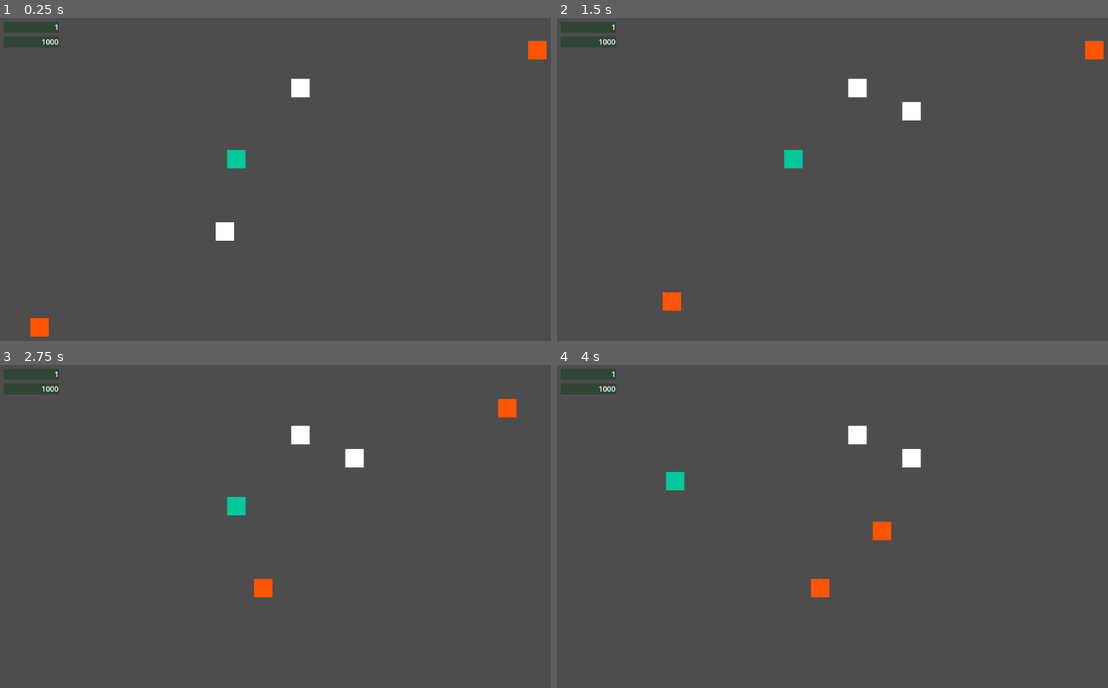
Above: before the commit, frames 1-4 (two rows, left to right).
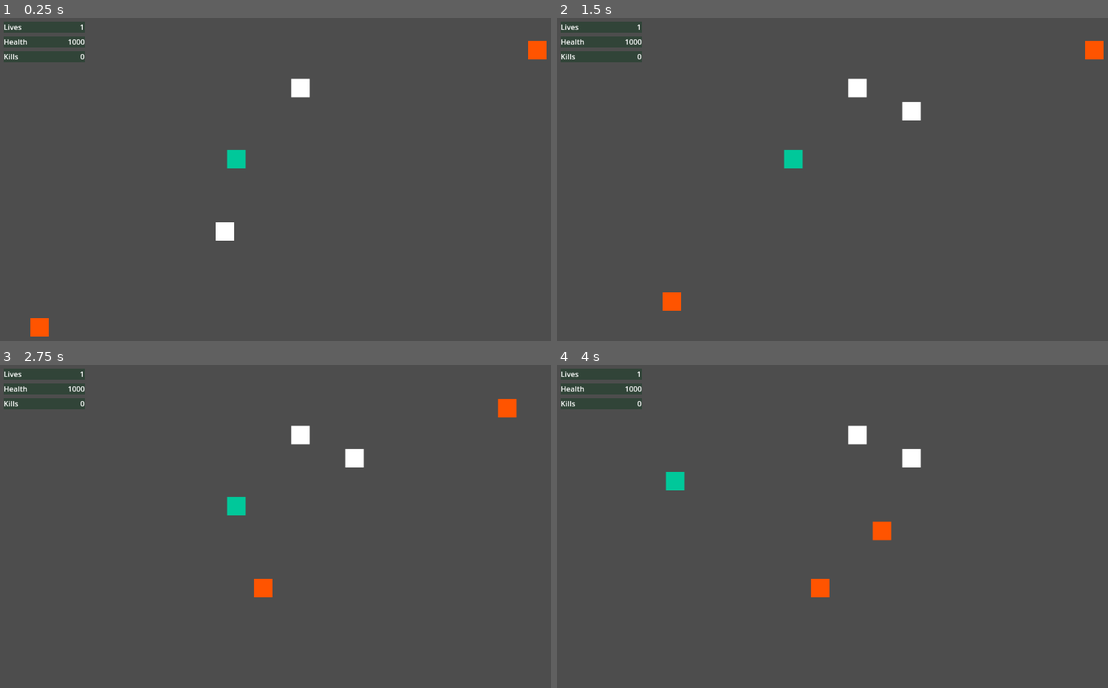
Above: after the commit, the same moments.

Repository: SylvainMarty/Angel-Corp
Game: Godot game, scene res://main.tscn
The game is run twice, just before and just after one commit, with the same random seed, the same clock (stepped at 60 frames per second) and the same inputs.
Inputs (mouse positions are in pixels of both pictures, inside the frame that each line leads up to):
- Up to frame 1 (0.25 s): no input
- Up to frame 2 (1.5 s): tap Enter at 0.5 s; drag from (782, 231) to (909, 111) at 0.52 s; tap Space at 1.25 s; drag from (595, 328) to (821, 250) at 1.27 s
- Up to frame 3 (2.75 s): tap Enter at 2 s; move the mouse to (303, 436) at 2.02 s; click (303, 436) at 2.17 s
- Up to frame 4 (4 s): tap Space at 2.75 s; drag from (793, 507) to (672, 481) at 2.77 s; tap Enter at 3.5 s; drag from (1063, 406) to (882, 529) at 3.52 s

The runs differ from the first frame. In frame 1, 0.9% of the frame differs, in the area x 0-16%, y 1-14%; in frame 2, 0.9%; in frame 3, 0.9%; in frame 4, 0.9%.

Commit message:
adding kill count

Diff:
--- a/MainScene.gd
+++ b/MainScene.gd
@@ -2,9 +2,11 @@
 
 @onready var remaining_health_label: Label = $CanvasLayer/RemainingHealth
 @onready var remaining_char_count_label: Label = $CanvasLayer/RemainingCharactersCount
+@onready var kill_count_label: Label = $CanvasLayer/KillCount
 
 var remaining_health := 0
 var remaining_characters := 0
+var kill_count := 0
 
 # Called when the node enters the scene tree for the first time.
 func _ready():
@@ -14,8 +16,12 @@
 		char.item_hit.connect(_on_character_hit)
 		char.item_died.connect(_on_character_died)
 		remaining_characters += 1
+	var enemies = get_tree().get_nodes_in_group("enemy")
+	for enem in enemies:
+		enem.item_died.connect(_on_enemy_died)
 	remaining_health_label.text = str(remaining_health)
 	remaining_char_count_label.text = str(remaining_characters)
+	kill_count_label.text = str(0)
 
 # Called every frame. 'delta' is the elapsed time since the previous frame.
 func _process(delta):
@@ -30,3 +36,8 @@
 	print("_on_character_died")
 	remaining_characters = max(remaining_characters - 1, 0)
 	remaining_char_count_label.text = str(remaining_characters)
+
+func _on_enemy_died():
+	print("_on_enemy_died")
+	kill_count += 1
+	kill_count_label.text = str(kill_count)
--- a/main.tscn
+++ b/main.tscn
@@ -27,68 +27,116 @@
 [node name="CanvasLayer" type="CanvasLayer" parent="."]
 
 [node name="ColorRect2" type="ColorRect" parent="CanvasLayer"]
+anchors_preset = -1
+anchor_right = 0.04375
 offset_left = 8.0
 offset_top = 8.0
 offset_right = 128.0
 offset_bottom = 32.0
 color = Color(0.0313726, 0.219608, 0.101961, 0.407843)
+metadata/_edit_use_anchors_ = true
 
 [node name="Text2" type="Label" parent="CanvasLayer"]
 anchors_preset = -1
-anchor_left = -2.93438
+anchor_left = -3.58896
 anchor_top = -0.333333
 anchor_right = -3.58896
 anchor_bottom = -0.291667
-offset_left = 3764.0
+offset_left = 4601.87
 offset_top = 248.0
 offset_right = 4640.87
-offset_bottom = 271.0
+offset_bottom = 241.0
 text = "Lives"
+metadata/_edit_use_anchors_ = true
 
 [node name="RemainingCharactersCount" type="Label" parent="CanvasLayer"]
 anchors_preset = -1
-anchor_left = -1.17792
+anchor_left = -1.19042
 anchor_top = -1.8
-anchor_right = -1.11125
+anchor_right = -1.11126
 anchor_bottom = -1.75833
-offset_left = 1563.73
+offset_left = 1619.74
 offset_top = 1304.0
-offset_right = 1550.4
+offset_right = 1606.41
 offset_bottom = 1298.0
 size_flags_horizontal = 8
 text = "123"
 horizontal_alignment = 2
+metadata/_edit_use_anchors_ = true
 
 [node name="ColorRect" type="ColorRect" parent="CanvasLayer"]
+anchors_preset = -1
+anchor_right = 0.04375
 offset_left = 8.0
 offset_top = 40.0
 offset_right = 128.0
 offset_bottom = 64.0
 color = Color(0.0313726, 0.219608, 0.101961, 0.407843)
+metadata/_edit_use_anchors_ = true
 
 [node name="Text" type="Label" parent="CanvasLayer"]
 anchors_preset = -1
-anchor_left = -2.93438
+anchor_left = -3.58896
 anchor_top = -0.333333
 anchor_right = -3.58896
 anchor_bottom = -0.291667
-offset_left = 3764.0
+offset_left = 4601.87
 offset_top = 280.0
 offset_right = 4653.87
 offset_bottom = 274.0
 text = "Health"
+metadata/_edit_use_anchors_ = true
 
 [node name="RemainingHealth" type="Label" parent="CanvasLayer"]
 anchors_preset = -1
-anchor_left = -1.31125
+anchor_left = -1.33001
 anchor_top = -1.8
-anchor_right = -1.2925
+anchor_right = -1.29251
 anchor_bottom = -1.79861
-offset_left = 1742.4
+offset_left = 1798.41
 offset_top = 1336.0
-offset_right = 1782.4
+offset_right = 1838.41
 offset_bottom = 1359.0
 size_flags_horizontal = 8
 text = "123"
 horizontal_alignment = 2
 metadata/_edit_use_anchors_ = true
+
+[node name="ColorRect3" type="ColorRect" parent="CanvasLayer"]
+anchors_preset = -1
+anchor_left = 0.000102615
+anchor_right = 0.0438526
+offset_left = 7.86865
+offset_top = 72.0
+offset_right = 127.869
+offset_bottom = 96.0
+color = Color(0.0313726, 0.219608, 0.101961, 0.407843)
+metadata/_edit_use_anchors_ = true
+
+[node name="Text3" type="Label" parent="CanvasLayer"]
+anchors_preset = -1
+anchor_left = -3.58896
+anchor_top = -0.333333
+anchor_right = -3.58896
+anchor_bottom = -0.291667
+offset_left = 4601.87
+offset_top = 312.0
+offset_right = 4653.87
+offset_bottom = 306.0
+text = "Kills"
+metadata/_edit_use_anchors_ = true
+
+[node name="KillCount" type="Label" parent="CanvasLayer"]
+anchors_preset = -1
+anchor_left = -1.3299
+anchor_top = -1.8
+anchor_right = -1.2924
+anchor_bottom = -1.79861
+offset_left = 1798.28
+offset_top = 1368.0
+offset_right = 1838.28
+offset_bottom = 1391.0
+size_flags_horizontal = 8
+text = "123"
+horizontal_alignment = 2
+metadata/_edit_use_anchors_ = true
